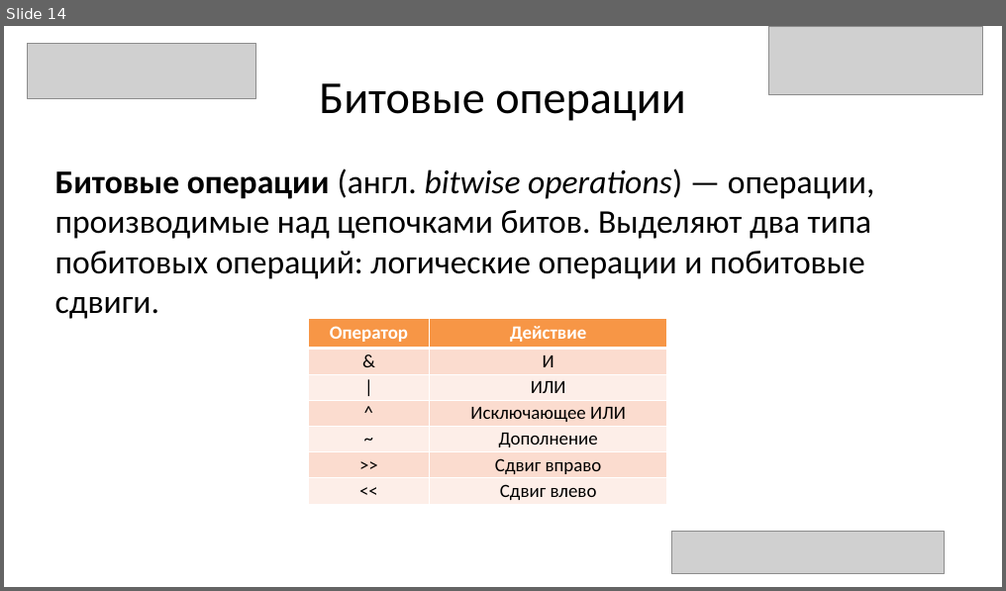
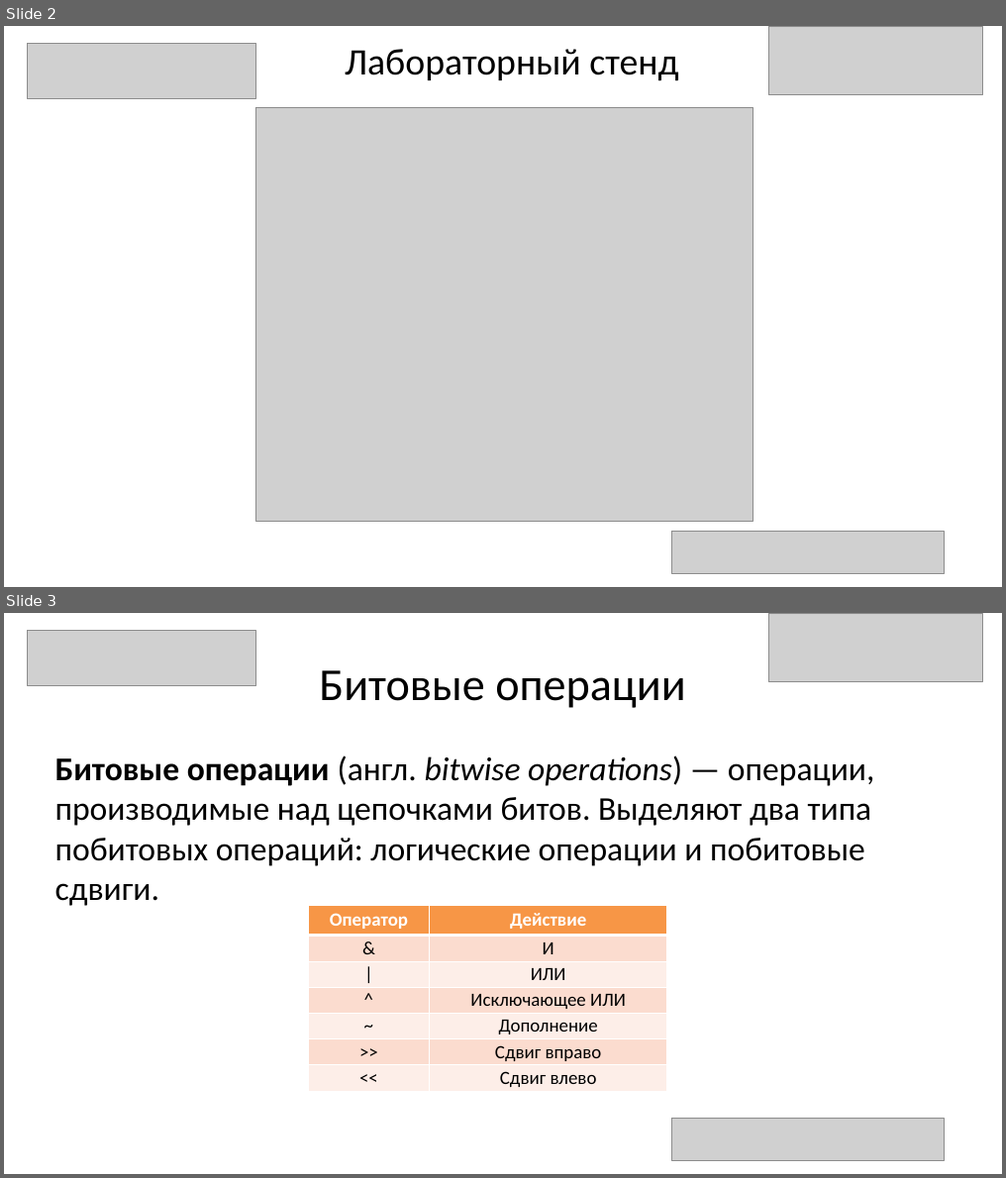
Before and after one commit to AZLeha/WinterSchool, a slide deck: Презентация.pptx. Shown one above the other, each under a label of ours: slide 14 before the commit, slides 2 and 3 after it. The pictures are 1006x591 and 1006x1178 pixels, drawn with LibreOffice and Linux fonts; fonts in the diff are those of the drawing; grey boxes stand for pictures. Boxes give left, top, right and bottom in pixels: in the first picture for what was removed or moved away, otherwise in the second. Text is boxed around its words. In the diff, an @@ line names an element or a change of style, - is before the commit and + after.

```diff
--- a/Презентация.pptx
+++ b/Презентация.pptx
@@ slide 2 added at (4, 26, 1002, 587), background #FFFFFF @@
@@ picture added at (27, 43, 255, 98) @@
@@ title added at (345, 49, 678, 81), 36 pt, text #000000 @@
+Лабораторный стенд
@@ picture added at (768, 26, 982, 95) @@
@@ picture added at (255, 107, 753, 522) @@
@@ picture added at (672, 531, 944, 574) @@
@@ page number added at (939, 556, 944, 570), 12 pt, text #8C8C8C @@
+2
@@ what was slide 14 is now slide 3 @@
```
Also in this commit, not shown: 4 slides changed, 11 other slides added, 1 slide removed, 11 other files.
